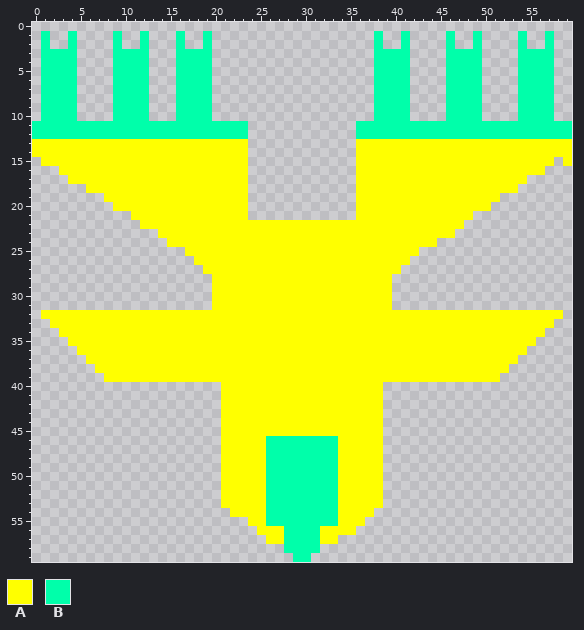
Pixel-art sprite: src/data/enemy5.PNG. Above: the version before the commit.
The file is 60x60 pixels. Pixels under 10% opacity are left out.
Palette (. is transparent): A #ffff00  B #00ffaa
The same view after the edit:
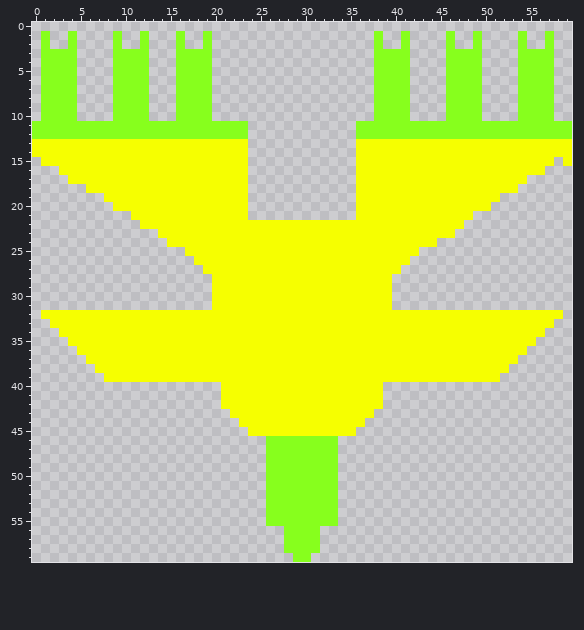
The commit says: bla more enemys
Difference:
{"colour":"A","old":"#ffff00","new":"#f6ff00"}
{"colour":"B","old":"#00ffaa","new":"#87ff1d"}
{"y":43,"x":21,"old":"A","new":"."}
{"y":43,"x":38,"old":"A","new":"."}
{"y":44,"x":21,"old":"AA","new":".."}
{"y":44,"x":37,"old":"AA","new":".."}
{"y":45,"x":21,"old":"AAA","new":"..."}
{"y":45,"x":36,"old":"AAA","new":"..."}
{"y":46,"x":21,"old":"AAAAA","new":"....."}
{"y":46,"x":34,"old":"AAAAA","new":"....."}
{"y":47,"x":21,"old":"AAAAA","new":"....."}
{"y":47,"x":34,"old":"AAAAA","new":"....."}
{"y":48,"x":21,"old":"AAAAA","new":"....."}
{"y":48,"x":34,"old":"AAAAA","new":"....."}
{"y":49,"x":21,"old":"AAAAA","new":"....."}
{"y":49,"x":34,"old":"AAAAA","new":"....."}
{"y":50,"x":21,"old":"AAAAA","new":"....."}
{"y":50,"x":34,"old":"AAAAA","new":"....."}
{"y":51,"x":21,"old":"AAAAA","new":"....."}
{"y":51,"x":34,"old":"AAAAA","new":"....."}
{"y":52,"x":21,"old":"AAAAA","new":"....."}
{"y":52,"x":34,"old":"AAAAA","new":"....."}
{"y":53,"x":21,"old":"AAAAA","new":"....."}
{"y":53,"x":34,"old":"AAAAA","new":"....."}
{"y":54,"x":22,"old":"AAAA","new":"...."}
{"y":54,"x":34,"old":"AAAA","new":"...."}
{"y":55,"x":24,"old":"AA","new":".."}
{"y":55,"x":34,"old":"AAA","new":"..."}
{"y":56,"x":25,"old":"AAA","new":"..."}
{"y":56,"x":32,"old":"AAAA","new":"...."}
{"y":57,"x":26,"old":"AA","new":".."}
{"y":57,"x":32,"old":"AA","new":".."}
{"label":"changed","picture_box":[32,31,572,562]}
